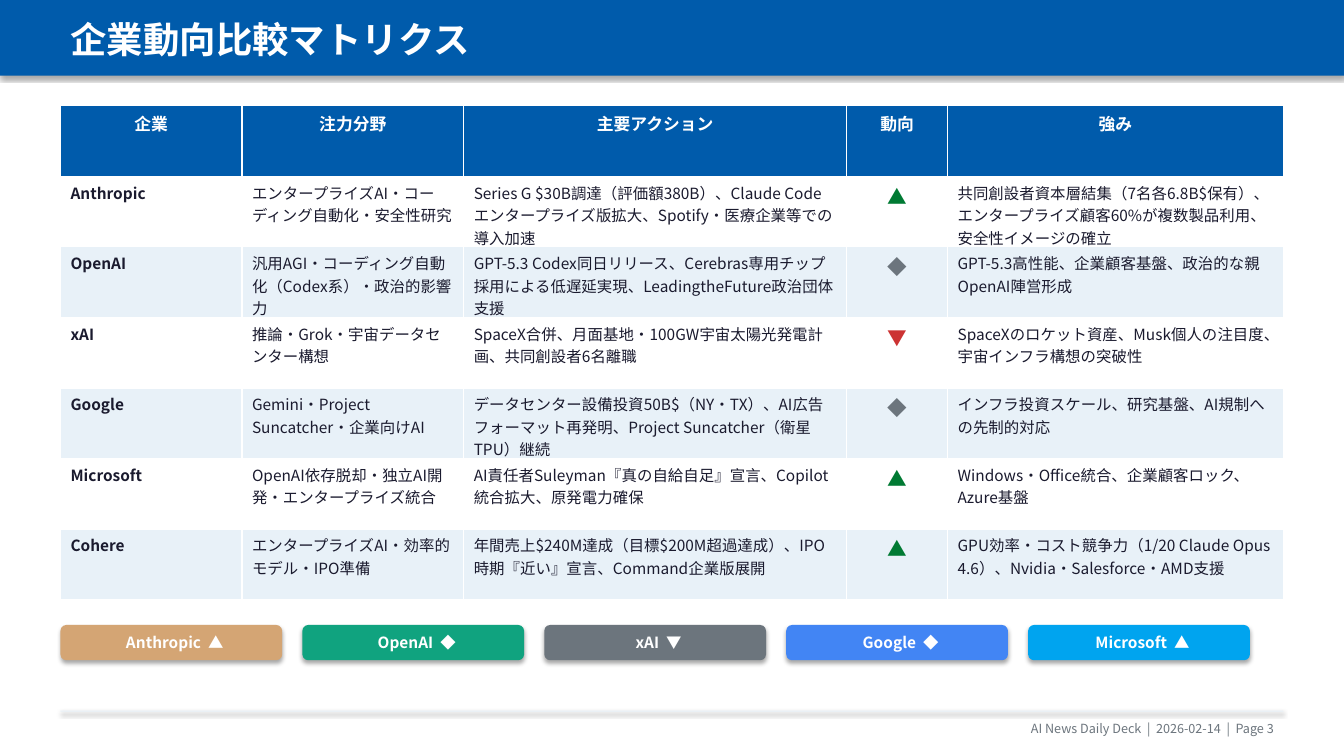
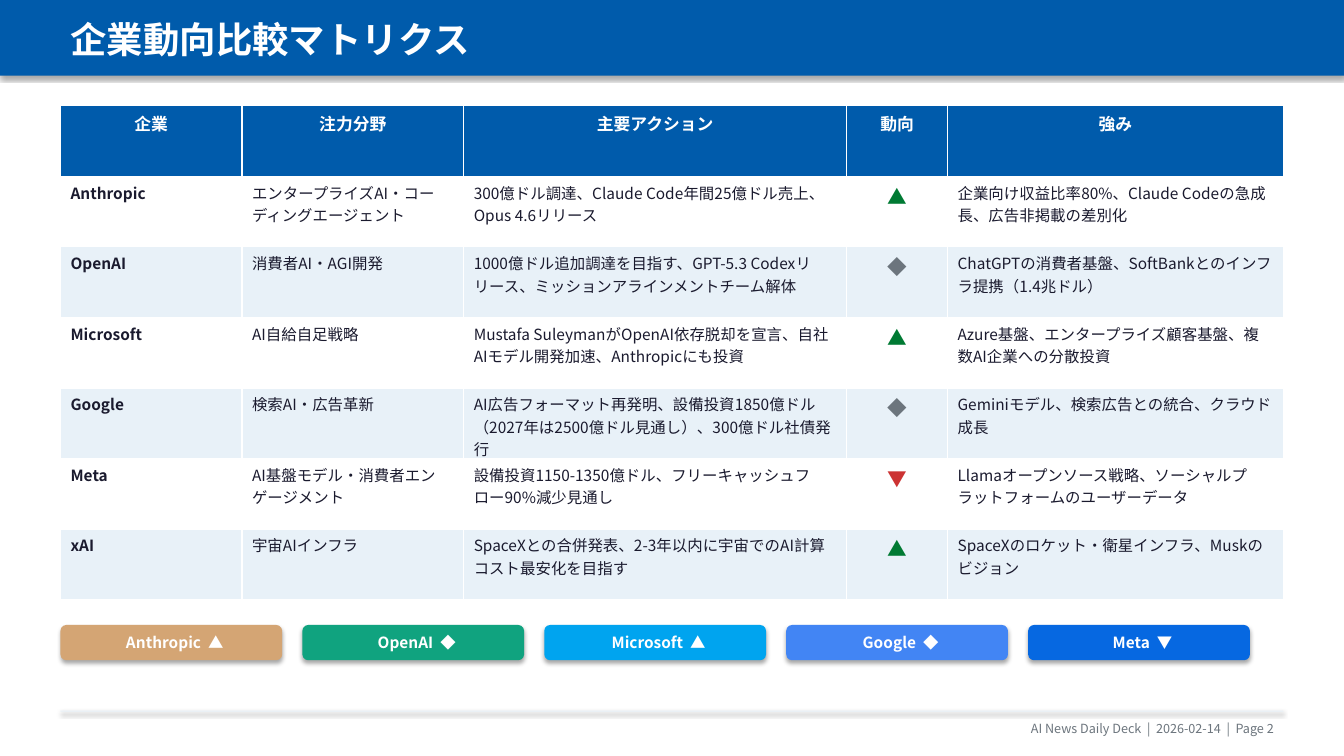
Before and after one commit to chel2311/ai-news-deck-reports, a slide deck: slide 3 of 2026-02-14/report_2026-02-14.pptx (slide 4 before the commit). Drawn at 1344x756 pixels with LibreOffice and Linux fonts; fonts in the diff are those of the drawing. Boxes give left, top, right and bottom in pixels: in the first picture for what was removed or moved away, otherwise in the second. Text is boxed around its words. In the diff, an @@ line names an element or a change of style, - is before the commit and + after.

Commit message:
Add 2026-02-14 daily report

```diff
--- a/2026-02-14/report_2026-02-14.pptx
+++ b/2026-02-14/report_2026-02-14.pptx
@@ table at bbox=[60, 106, 1284, 600] @@
-row 2: Anthropic | エンタープライズAI・コーディング自動化・安全性研究 | Series G $30B調達（評価額380B）、Claude Code エンタープライズ版拡大、Spotify・医療企業等での導入加速 | ▲ | 共同創設者資本層結集（7名各6.8B$保有）、エンタープライズ顧客60%が複数製品利用、安全性イメージの確立
+row 2: Anthropic | エンタープライズAI・コーディングエージェント | 300億ドル調達、Claude Code年間25億ドル売上、Opus 4.6リリース | ▲ | 企業向け収益比率80%、Claude Codeの急成長、広告非掲載の差別化
-row 3: OpenAI | 汎用AGI・コーディング自動化（Codex系）・政治的影響力 | GPT-5.3 Codex同日リリース、Cerebras専用チップ採用による低遅延実現、LeadingtheFuture政治団体支援 | ◆ | GPT-5.3高性能、企業顧客基盤、政治的な親OpenAI陣営形成
+row 3: OpenAI | 消費者AI・AGI開発 | 1000億ドル追加調達を目指す、GPT-5.3 Codexリリース、ミッションアラインメントチーム解体 | ◆ | ChatGPTの消費者基盤、SoftBankとのインフラ提携（1.4兆ドル）
-row 4: xAI | 推論・Grok・宇宙データセンター構想 | SpaceX合併、月面基地・100GW宇宙太陽光発電計画、共同創設者6名離職 | ▼ | SpaceXのロケット資産、Musk個人の注目度、宇宙インフラ構想の突破性
+row 4: Microsoft | AI自給自足戦略 | Mustafa SuleymanがOpenAI依存脱却を宣言、自社AIモデル開発加速、Anthropicにも投資 | ▲ | Azure基盤、エンタープライズ顧客基盤、複数AI企業への分散投資
-row 5: Google | Gemini・Project Suncatcher・企業向けAI | データセンター設備投資50B$（NY・TX）、AI広告フォーマット再発明、Project Suncatcher（衛星TPU）継続 | ◆ | インフラ投資スケール、研究基盤、AI規制への先制的対応
+row 5: Google | 検索AI・広告革新 | AI広告フォーマット再発明、設備投資1850億ドル（2027年は2500億ドル見通し）、300億ドル社債発行 | ◆ | Geminiモデル、検索広告との統合、クラウド成長
-row 6: Microsoft | OpenAI依存脱却・独立AI開発・エンタープライズ統合 | AI責任者Suleyman『真の自給自足』宣言、Copilot統合拡大、原発電力確保 | ▲ | Windows・Office統合、企業顧客ロック、Azure基盤
+row 6: Meta | AI基盤モデル・消費者エンゲージメント | 設備投資1150-1350億ドル、フリーキャッシュフロー90%減少見通し | ▼ | Llamaオープンソース戦略、ソーシャルプラットフォームのユーザーデータ
-row 7: Cohere | エンタープライズAI・効率的モデル・IPO準備 | 年間売上$240M達成（目標$200M超過達成）、IPO時期『近い』宣言、Command企業版展開 | ▲ | GPU効率・コスト競争力（1/20 Claude Opus 4.6）、Nvidia・Salesforce・AMD支援
+row 7: xAI | 宇宙AIインフラ | SpaceXとの合併発表、2-3年以内に宇宙でのAI計算コスト最安化を目指す | ▲ | SpaceXのロケット・衛星インフラ、Muskのビジョン
@@ rounded rectangle at bbox=[544, 625, 766, 660]: fill #6C757D to #00A4EF @@
@@ rounded rectangle at bbox=[1028, 625, 1250, 660]: fill #00A4EF to #0668E1 @@
@@ text at bbox=[612, 635, 684, 648]: text changed @@
-xAI ▼
+Microsoft ▲
@@ text at bbox=[1113, 636, 1150, 648]: text changed @@
-Microsoft ▲
+Meta ▼
@@ text at bbox=[1031, 723, 1274, 736]: text changed @@
-AI News Daily Deck | 2026-02-14 | Page 3
+AI News Daily Deck | 2026-02-14 | Page 2
```
Also in this commit, not shown: 5 other slides changed, 3 slides added, 6 slides removed, 5 other files.
